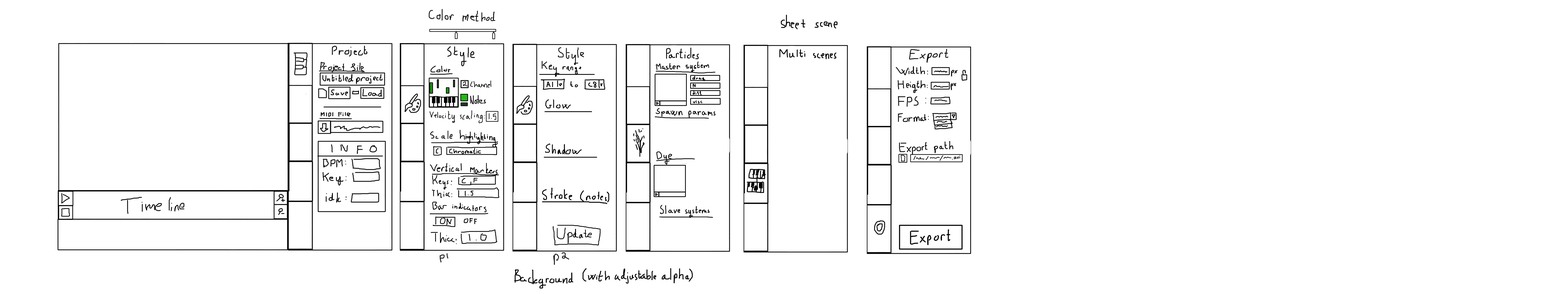
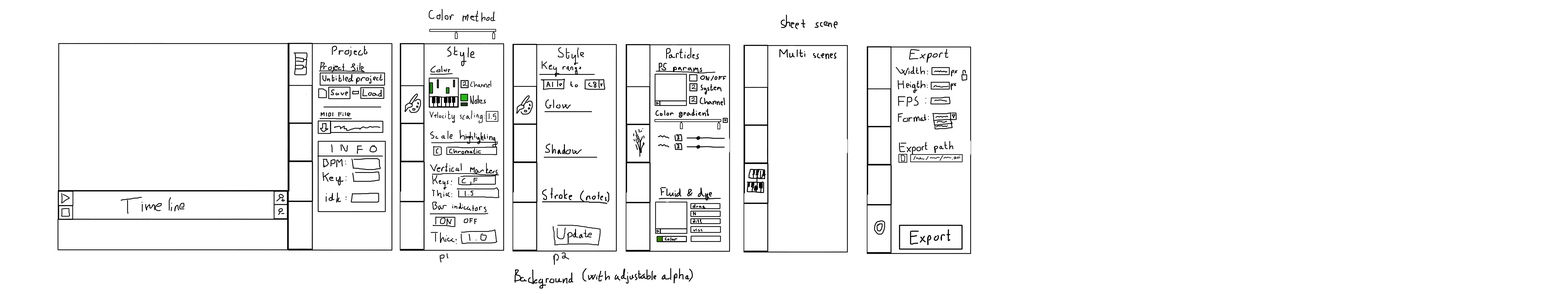
Layered file, before and after one edit (1568x294). Changes by layer:
painted on "Layer 1 Merged" over bbox(653, 61, 728, 243)
